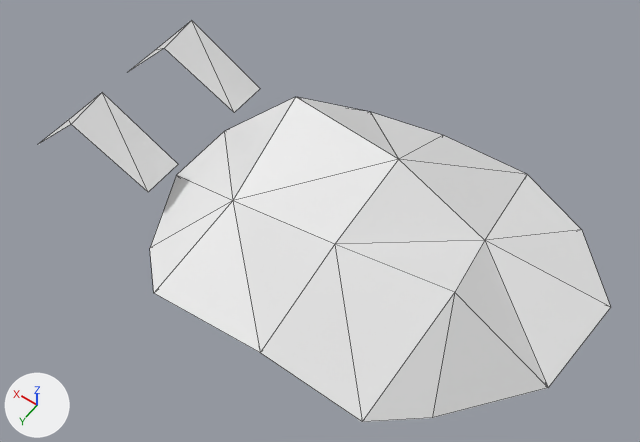
An edit to the glTF model assets/models/items/bag.glb, drawn before and after from the same camera.
Both versions are drawn from a 50 mm lens placed at (-0.37, 0.599, 0.947), pointed at (0.041, 0.023, 0.043). Arrows for +X, +Y and +Z are at lower left; the lights stay in place. The first picture is the older version. Mesh edges are drawn as thin lines. Vertices at exactly the same position are counted once.

The older version as bpy lines, for what is in view:
```python
me_bag = bpy.data.meshes.new('Bag')
me_bag.from_pydata(...)  # 38 vertices, 56 faces; spans x -0.317..0.44, y -0.232..0.218, z 0.012..0.13
me_bag.materials.append(mat_bag)  # white #e7e7e7
ob_bag = bpy.data.objects.new('Bag', me_bag)
ob_bag.location = (0.0, 0.0, 0.0)
```
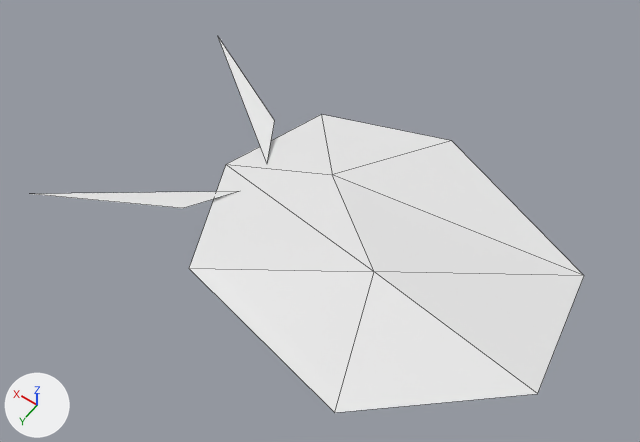
Where the change shows, as pixel boxes (x1, y1, x2, y2) in the pictures (640 x 442 px):
'Bag', reshaped (6% shorter): before (39, 20, 611, 422); after (36, 37, 584, 413)
part 1 of me_bag, rebuilt (14% narrower, 8% shorter): before (150, 97, 611, 422); after (189, 114, 584, 413)
part 2 of me_bag, deleted: before (128, 20, 260, 113)
part 3 of me_bag, deleted: before (39, 92, 178, 192)
part 4 of me_bag, added: after (36, 37, 275, 208)

The change, as a diff of the scene's bpy script:
```diff
--- a/assets/models/items/bag.glb.py
+++ b/assets/models/items/bag.glb.py
@@ me_bag @@
 # used by ob_bag; location = (0.0, 0.0, 0.0)
 # verts and faces of me_bag; kept vertices keep their numbers, new ones are numbered from 38
-me_bag.from_pydata(...)  # 38 vertices, 56 faces; spans x -0.317..0.44, y -0.232..0.218, z 0.012..0.13
+me_bag.from_pydata(...)  # 15 vertices, 11 faces; spans x -0.3..0.4, y -0.21..0.22, z 0.012..0.045
+# me_bag part 1: the loose piece of 26 vertices spanning x -0.317..0.265, y -0.232..0.218, z 0.012..0.121 is rebuilt with 9 vertices and now spans x -0.3..0.22, y -0.21..0.22, z 0.012..0.045
+# me_bag part 2: the loose piece of 6 vertices spanning x 0.25..0.44, y -0.12..-0.04, z 0.04..0.13 is deleted
+# me_bag part 3: the loose piece of 6 vertices spanning x 0.25..0.44, y 0.06..0.14, z 0.04..0.13 is deleted
+# me_bag part 4
+verts[38] = (0.17, -0.03, 0.02)  # pixel (267, 164)
+verts[39] = (0.21, -0.1, 0.025)  # pixel (274, 120)
+verts[40] = (0.4, -0.2, 0.02)  # pixel (217, 35)
+verts[41] = (0.17, 0.03, 0.02)  # pixel (240, 191)
+verts[42] = (0.21, 0.1, 0.025)  # pixel (183, 208)
+verts[43] = (0.4, 0.2, 0.02)
+faces += [(38, 39, 40), (41, 43, 42)]
 me_bag.materials.append(mat_bag)
```
